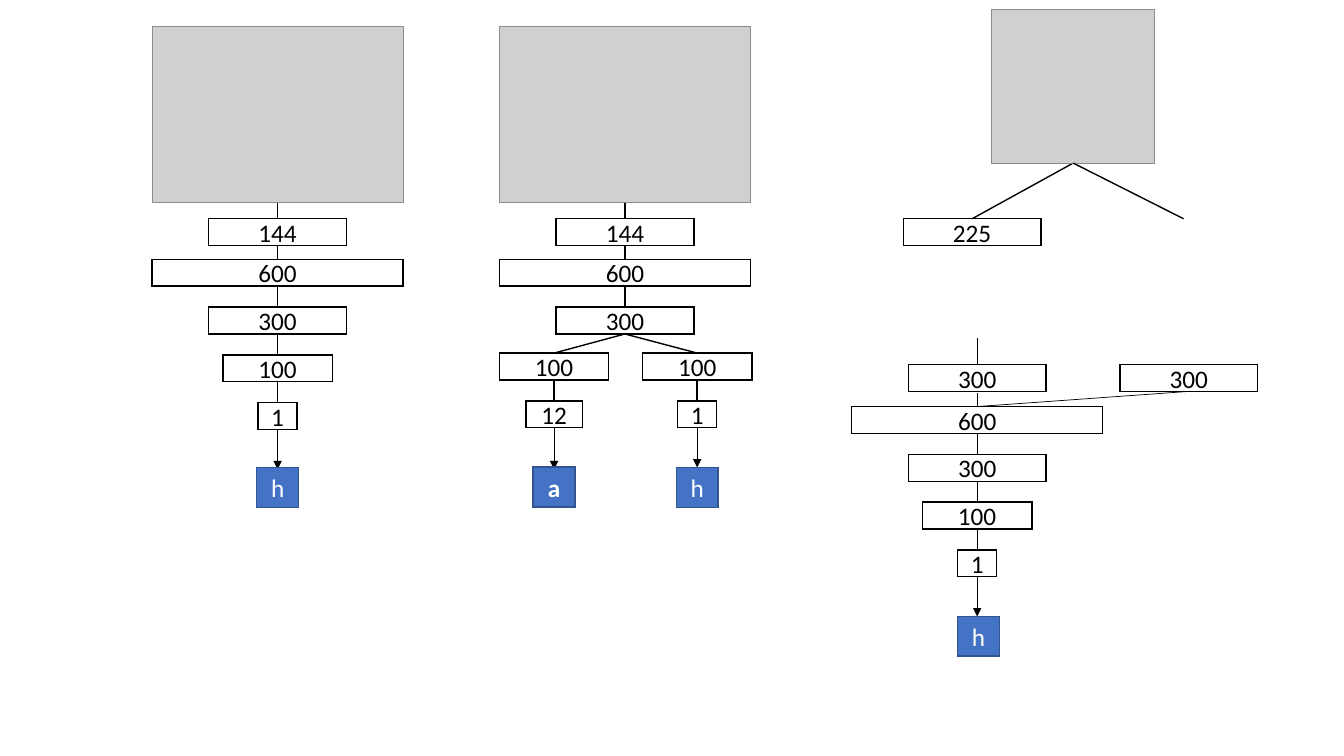
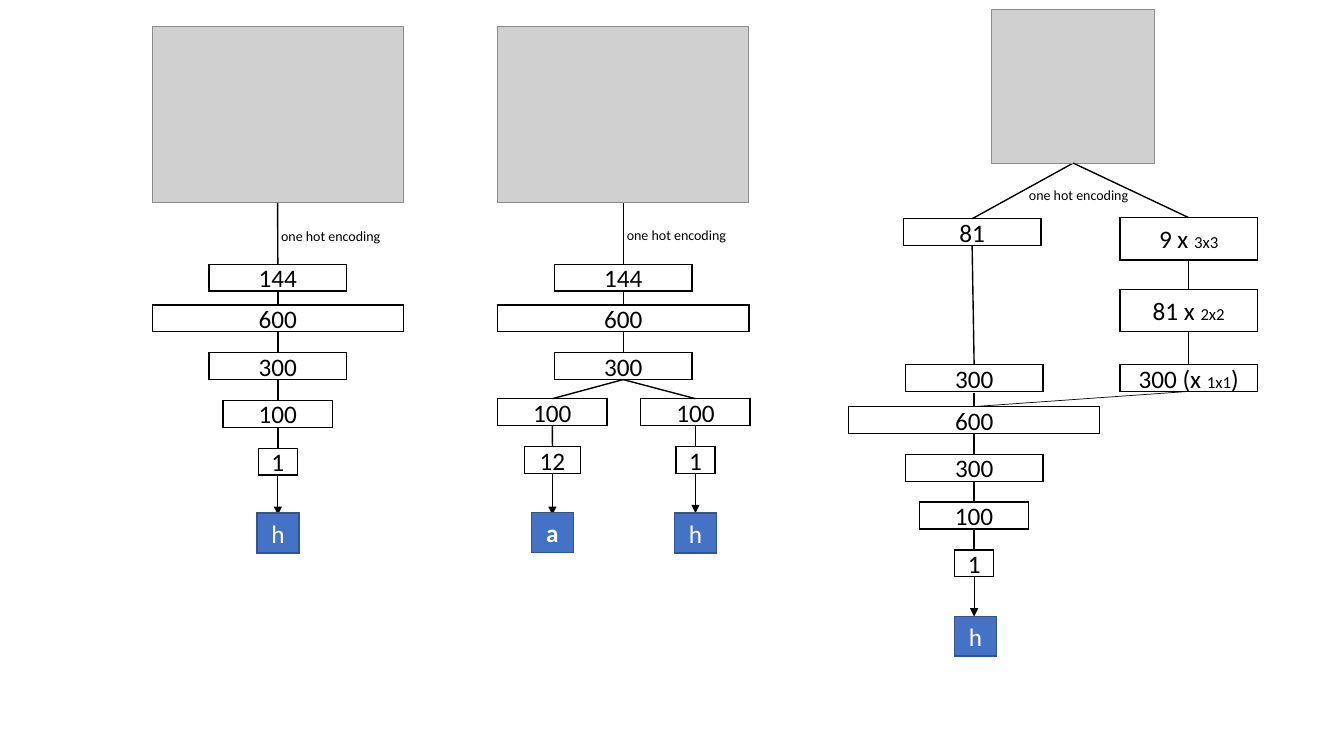
Before and after one commit to fberrier/rubiks, a slide deck: slide 1 of latex/Figures/networks.pptx. Drawn at 1344x756 pixels with LibreOffice and Linux fonts; fonts in the diff are those of the drawing; grey boxes stand for pictures. Boxes give left, top, right and bottom in pixels: in the first picture for what was removed or moved away, otherwise in the second. Text is boxed around its words. In the diff, an @@ line names an element or a change of style, - is before the commit and + after.

```diff
--- a/latex/Figures/networks.pptx
+++ b/latex/Figures/networks.pptx
@@ line moved from (1184, 219) - (1074, 163) to (1189, 218) - (1074, 163) @@
@@ line moved from (277, 203) - (277, 219) to (277, 203) - (278, 264) @@
@@ line moved from (625, 203) - (625, 219) to (623, 203) - (623, 264) @@
@@ text added at (281, 231, 380, 244), 10 pt, text #000000 @@
+one hot encoding
@@ text added at (627, 230, 726, 243), 10 pt, text #000000 @@
+one hot encoding
@@ text in rectangle at (959, 224, 985, 248): text changed @@
-225
+81
@@ line moved from (977, 338) - (977, 365) to (972, 246) - (974, 365) @@
@@ group added at (1029, 188, 1258, 365): 2 rectangles, 2 lines, 1 text @@
+9 x 3x3
+one hot encoding
+81 x 2x2
@@ 15 rectangles, 10 lines, 3 arrows: place and size @@
-15 rectangles, 10 lines, 3 arrows at (152, 219, 752, 508)
+15 rectangles, 10 lines, 3 arrows at (152, 264, 751, 554)
@@ text in rectangle at (1139, 369, 1231, 394): text changed @@
-300
+300 (x 1x1)
@@ 5 lines, 1 arrow: place and size @@
-5 lines, 1 arrow at (977, 391, 1189, 617)
+5 lines, 1 arrow at (974, 391, 1189, 617)
```
Also in this commit, not shown: 1 other file.
